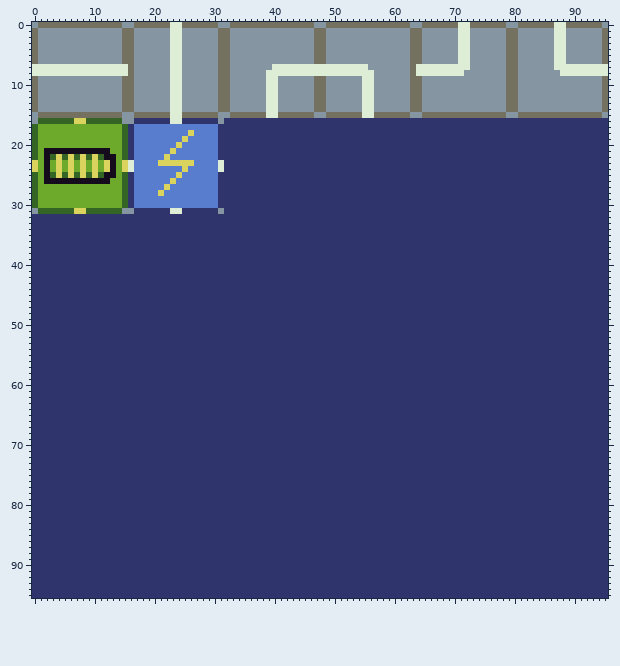
Edited in one commit: sprite sheet (Sprites/grid_tiles.png). That is the earlier state.
The file is 96x96 pixels.
New version:
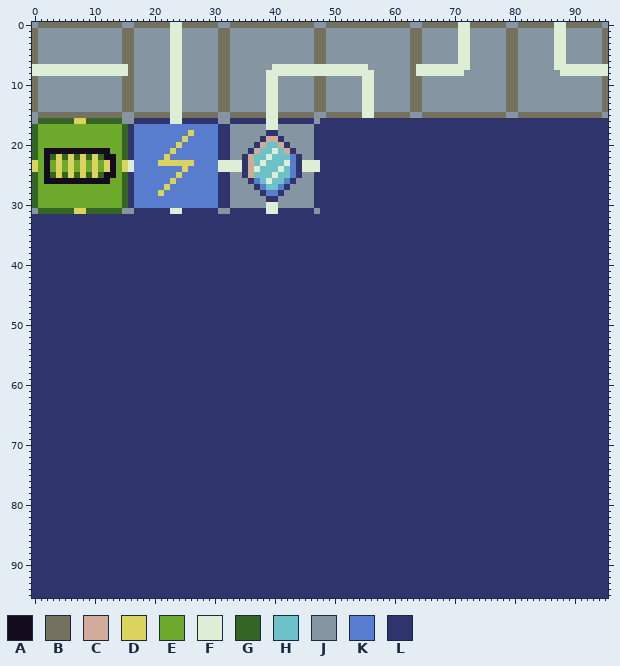
Palette (. is transparent): A #140c1c  B #757161  C #d2aa99  D #dad45e  E #6daa2c  F #deeed6  G #346524  H #6dc2ca  J #8595a1  K #597dce  L #30346d
Changes in this commit:
@@ x 30..49 @@
 15 BJJBBBBBBFFBBBBBBJJB
-16 LJLLLLLLLLLLLLLLLLLL
-17 KLLLLLLLLLLLLLLLLLLL
-18 KLLLLLLLLLLLLLLLLLLL
-19 KLLLLLLLLLLLLLLLLLLL
-20 KLLLLLLLLLLLLLLLLLLL
-21 KLLLLLLLLLLLLLLLLLLL
-22 KLLLLLLLLLLLLLLLLLLL
-23 KFLLLLLLLLLLLLLLLLLL
-24 KFLLLLLLLLLLLLLLLLLL
-25 KLLLLLLLLLLLLLLLLLLL
-26 KLLLLLLLLLLLLLLLLLLL
-27 KLLLLLLLLLLLLLLLLLLL
-28 KLLLLLLLLLLLLLLLLLLL
-29 KLLLLLLLLLLLLLLLLLLL
-30 KLLLLLLLLLLLLLLLLLLL
-31 LJLLLLLLLLLLLLLLLLLL
+16 LJJLLLLLLFFLLLLLLJLL
+17 KLLJJJJJJFFJJJJJJLLL
+18 KLLJJJJJJLLJJJJJJLLL
+19 KLLJJJJJLCCLJJJJJLLL
+20 KLLJJJJLCHHCLJJJJLLL
+21 KLLJJJLCHHFHCLJJJLLL
+22 KLLJJLCHHFHHHKLJJLLL
+23 KFFFFLCHFHHHFKLFFFLL
+24 KFFFFLCFHHHFHKLFFFLL
+25 KLLJJLCHHHFHHKLJJLLL
+26 KLLJJJLKHFHHKLJJJLLL
+27 KLLJJJJLKHHKLJJJJLLL
+28 KLLJJJJJLKKLJJJJJLLL
+29 KLLJJJJJJLLJJJJJJLLL
+30 KLLJJJJJJFFJJJJJJLLL
+31 LJJLLLLLLFFLLLLLLJLL
 32 LLLLLLLLLLLLLLLLLLLL
